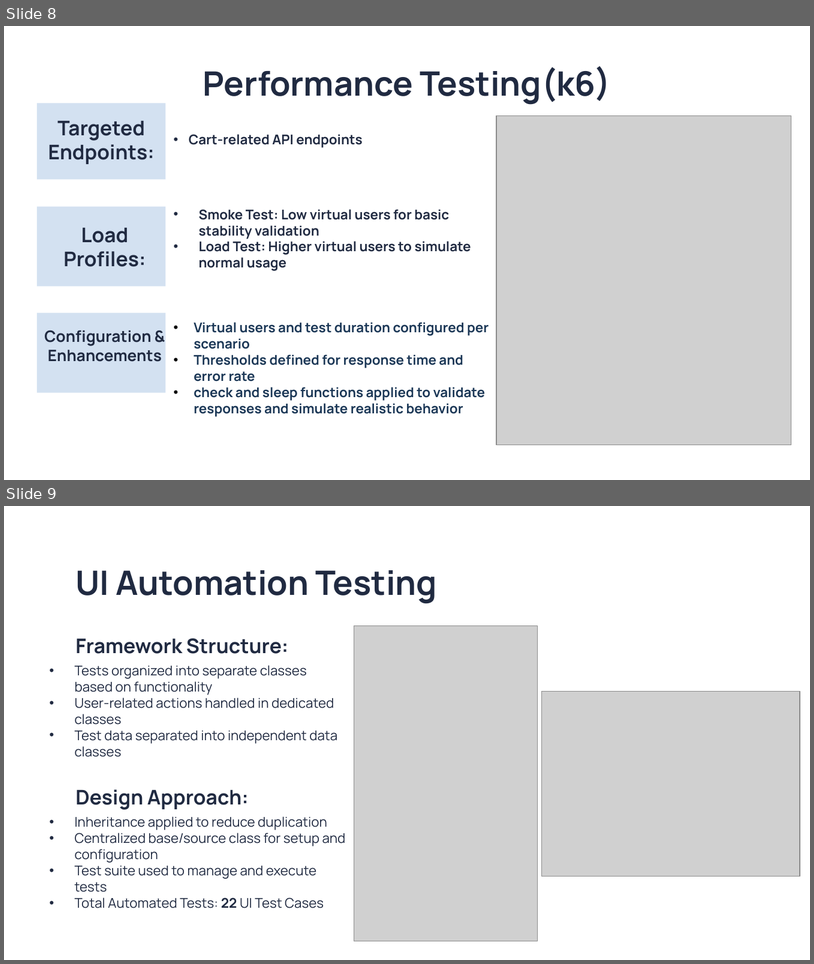
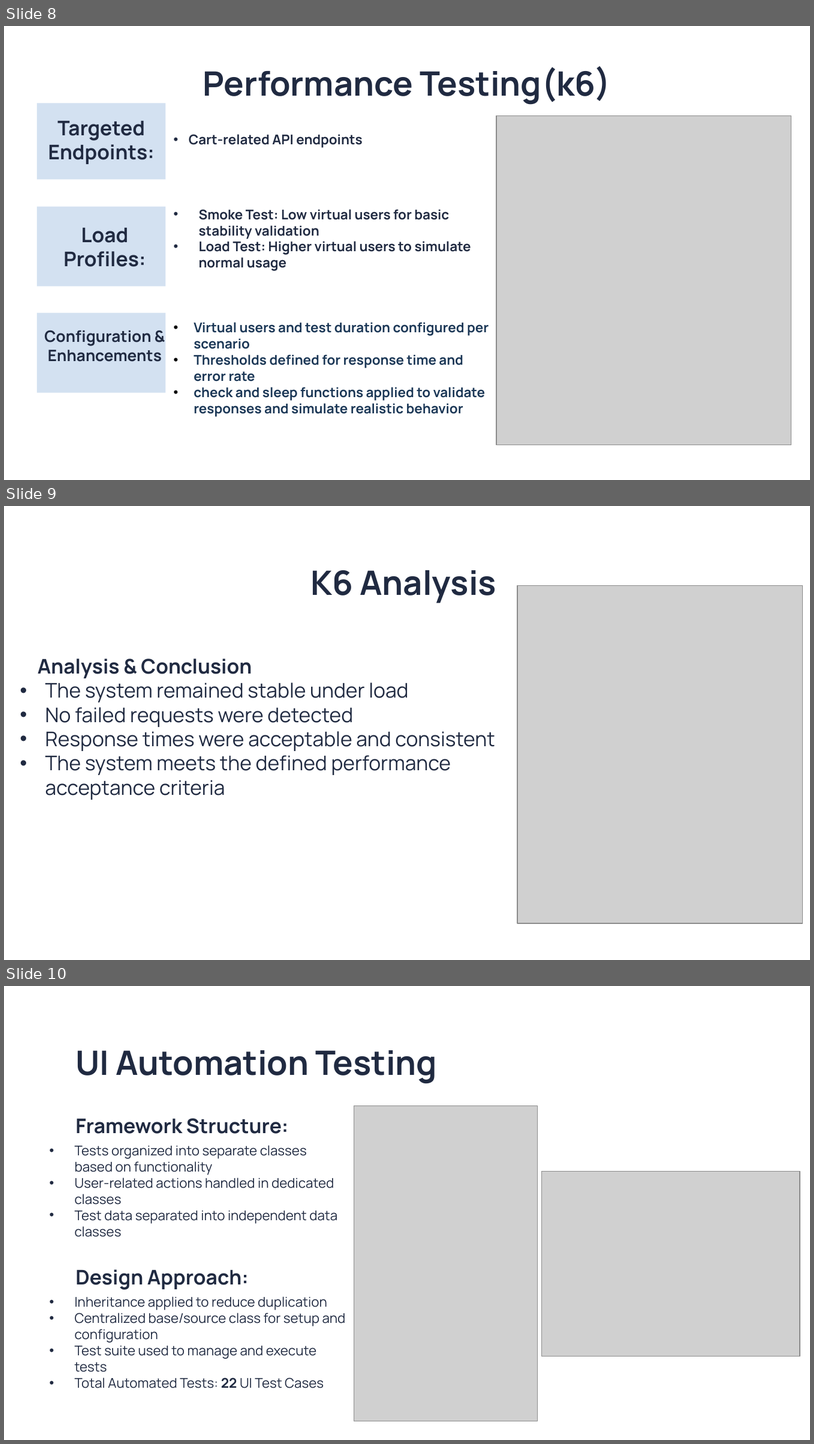
Before and after one commit to Asmaa-Khasawneh/HTU-QA-Final-Project, a slide deck: 08-Presentation/Asmaa-Presentation.pptx. Shown one above the other, each under a label of ours: slides 8 and 9 before the commit, slides 8, 9 and 10 after it. The pictures are 814x964 and 814x1444 pixels, drawn with LibreOffice and Linux fonts; fonts in the diff are those of the drawing; grey boxes stand for pictures; background and template pictures are left out. Boxes give left, top, right and bottom in pixels: in the first picture for what was removed or moved away, otherwise in the second. Text is boxed around its words. In the diff, an @@ line names an element or a change of style, - is before the commit and + after.

```diff
--- a/08-Presentation/Asmaa-Presentation.pptx
+++ b/08-Presentation/Asmaa-Presentation.pptx
@@ slide 9 added at <box>4,506,810,960</box>, background picture (left out) @@
@@ title added at <box>311,570,497,603</box>, 30 pt, text #202A41, bold @@
+K6 Analysis
@@ picture added at <box>518,585,803,923</box> @@
@@ subtitle added at <box>38,658,495,799</box>, 18 pt, text #202A41 @@
+Analysis & Conclusion
+• The system remained stable under load
+• No failed requests were detected
+• Response times were acceptable and consistent
+• The system meets the defined performance acceptance criteria
@@ what was slide 9 is now slide 10 @@
```
Also in this commit, not shown: 2 slides changed, 1 other file.
